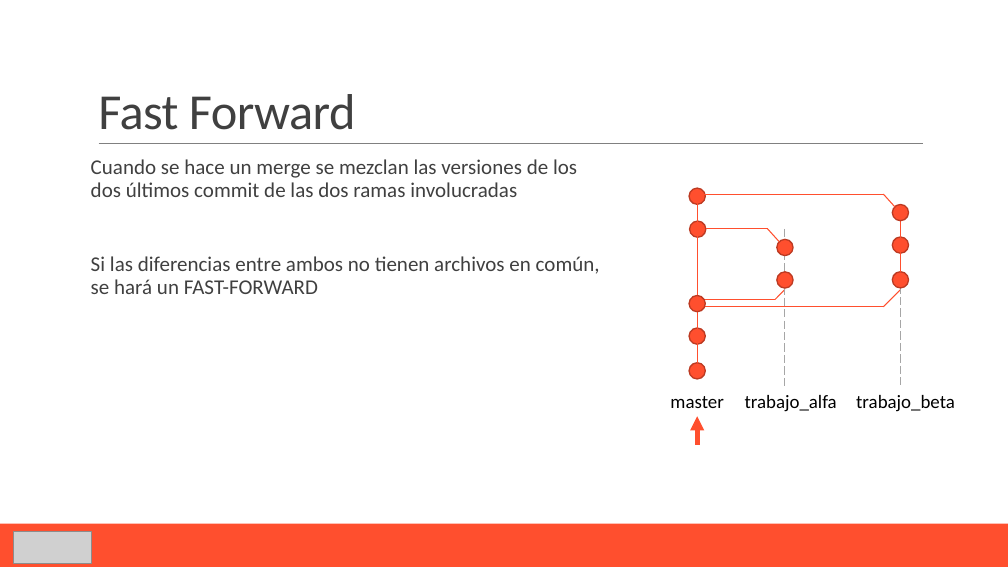
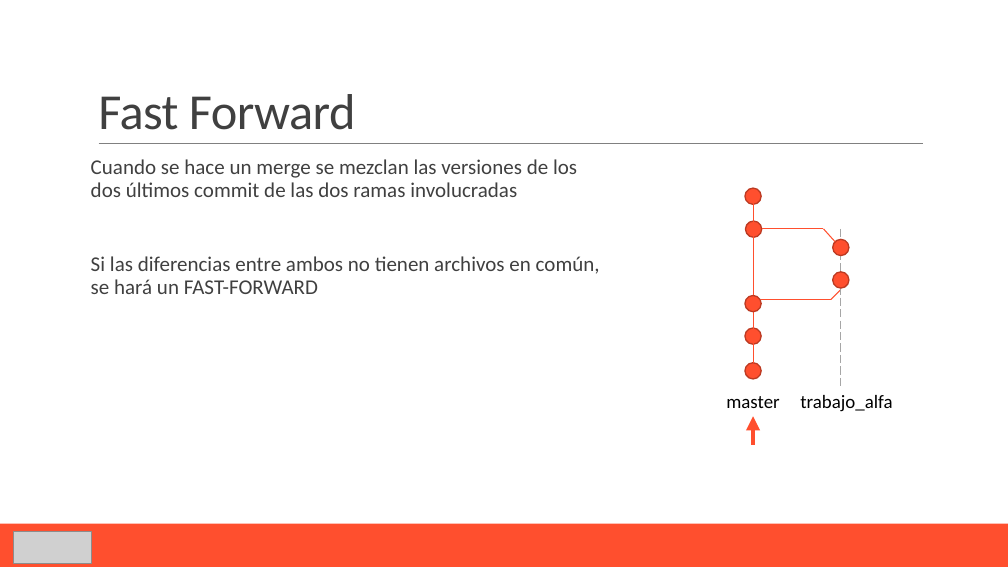
Before and after one commit to Domiciano/PasaporteGITIcesi, a slide deck: slide 28 of Sesión 2 - Gitflow Workflow/B1. Ramificaciones.pptx (slide 33 before the commit). Drawn at 1008x567 pixels with LibreOffice and Linux fonts; fonts in the diff are those of the drawing; grey boxes stand for pictures. Boxes give left, top, right and bottom in pixels: in the first picture for what was removed or moved away, otherwise in the second. Text is boxed around its words. In the diff, an @@ line names an element or a change of style, - is before the commit and + after.

```diff
--- a/Sesión 2 - Gitflow Workflow/B1. Ramificaciones.pptx
+++ b/Sesión 2 - Gitflow Workflow/B1. Ramificaciones.pptx
@@ line removed from (883, 194) to (702, 194) @@
@@ line removed from (895, 207) to (883, 194) @@
@@ ellipse removed at box(892, 204, 909, 221) @@
@@ ellipse removed at box(892, 237, 909, 253) @@
@@ line removed from (901, 228) to (901, 386) @@
@@ line removed from (901, 271) to (901, 221) @@
@@ 8 lines, 7 ellipses, 2 texts, 1 arrow: place and size @@
-8 lines, 7 ellipses, 2 texts, 1 arrow at box(670, 188, 837, 445)
+8 lines, 7 ellipses, 2 texts, 1 arrow at box(726, 188, 892, 445)
@@ line removed from (901, 290) to (883, 307) @@
@@ ellipse removed at box(892, 271, 909, 288) @@
@@ line removed from (883, 307) to (703, 307) @@
@@ text removed at box(856, 395, 955, 412) @@
-trabajo_beta
```
Also in this commit, not shown: 2 other slides changed, 1 slide added, 1 slide removed, 1 other file.
